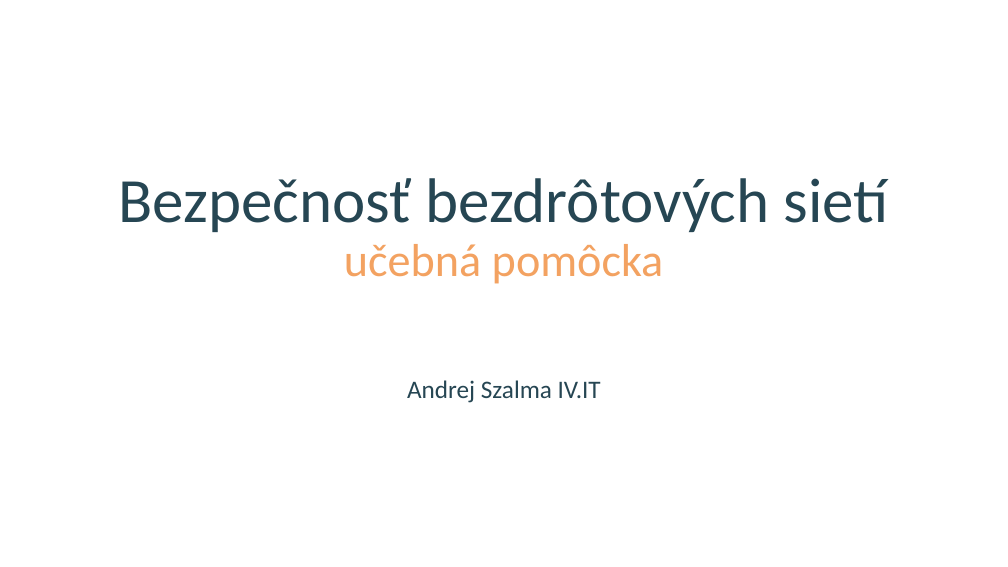
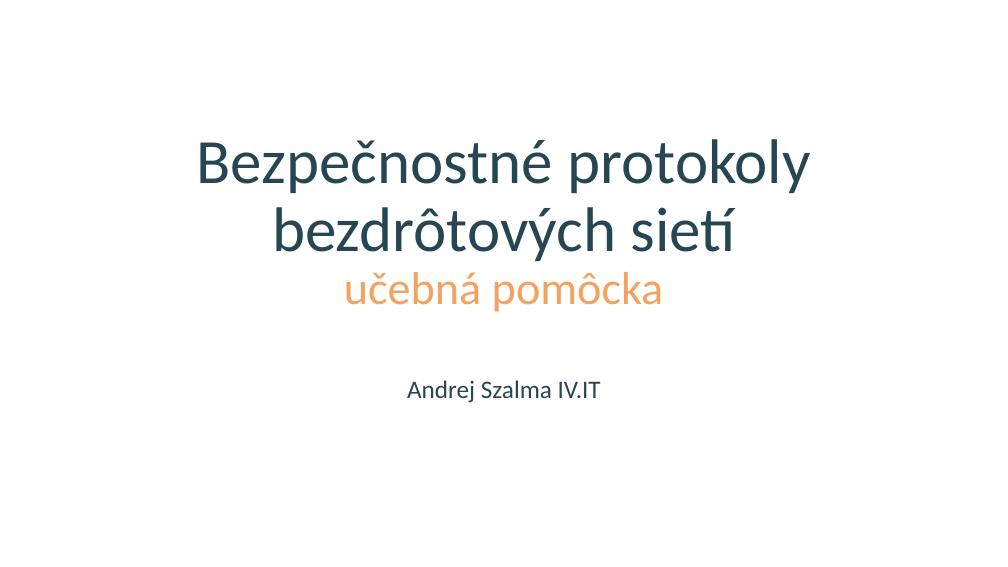
Before and after one commit to Andycko/Felix, a slide deck: slide 2 of Docs/Andrej Szalma-SOČ.pptx (slide 1 before the commit). Drawn at 1008x567 pixels with LibreOffice and Linux fonts; fonts in the diff are those of the drawing. Boxes give left, top, right and bottom in pixels: in the first picture for what was removed or moved away, otherwise in the second. Text is boxed around its words. In the diff, an @@ line names an element or a change of style, - is before the commit and + after.

Commit message:
updated presentation

```diff
--- a/Docs/Andrej Szalma-SOČ.pptx
+++ b/Docs/Andrej Szalma-SOČ.pptx
@@ title at box(197, 139, 811, 312): text changed @@
-Bezpečnosť bezdrôtových sietí
-učebná pomôcka
+Bezpečnostné protokoly bezdrôtových sietí
+učebná pomôcka
```
Also in this commit, not shown: 2 slides added, 1 slide removed.
